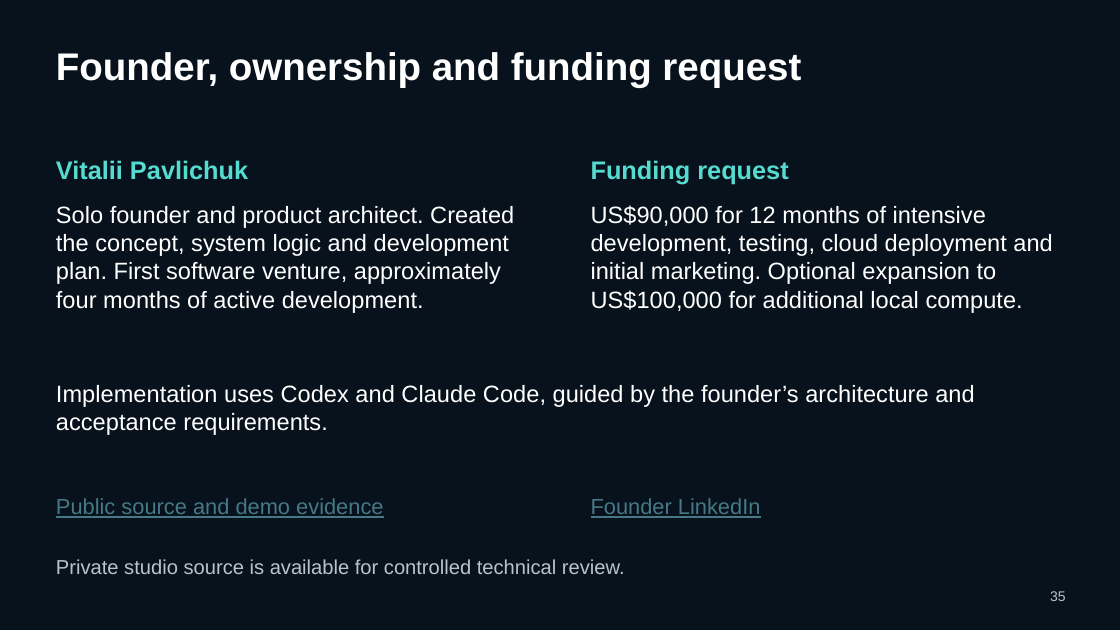
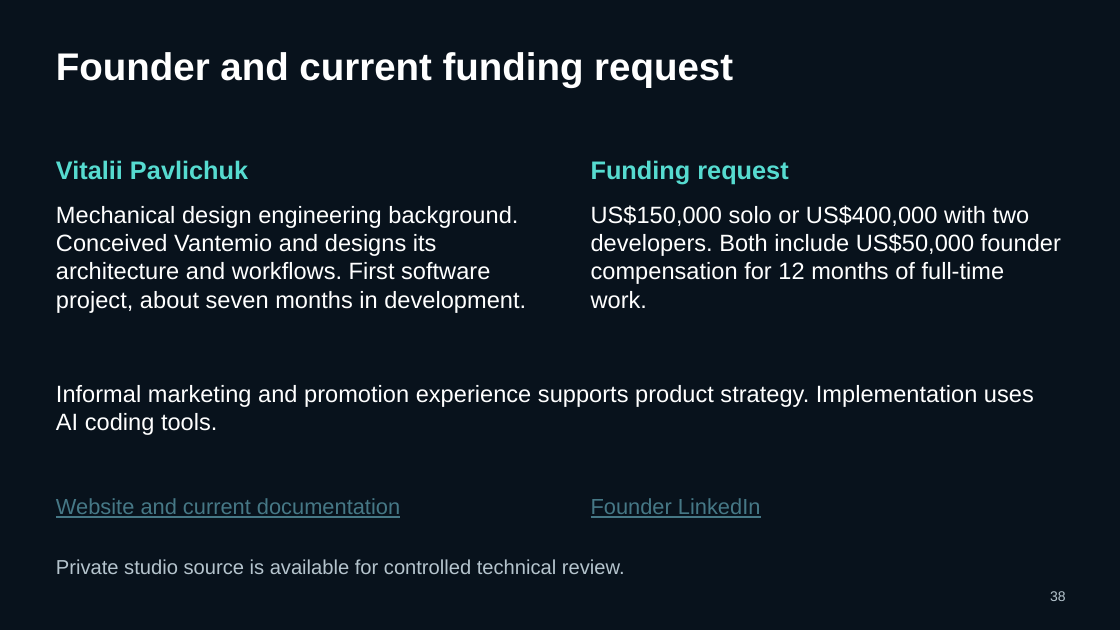
Before and after one commit to pavlichuckcrypt-maker/Vantemio, a slide deck: slide 38 of docs/pitch/Vantemio_Presentation_2026-10-05.pptx (slide 35 before the commit). Drawn at 1120x630 pixels with LibreOffice and Linux fonts; fonts in the diff are those of the drawing. Boxes give left, top, right and bottom in pixels: in the first picture for what was removed or moved away, otherwise in the second. Text is boxed around its words. In the diff, an @@ line names an element or a change of style, - is before the commit and + after.

Commit message:
Update Vantemio pitch and funding scenarios
8 October 2026 presentation: current development status, deployment profiles, Market service acceptance, Donations and planned AI avatars, $150k solo / $400k team funding and DGX Spark AI offload. Preserve stable pitch paths. Expected performance improvements are validation targets.

```diff
--- a/docs/pitch/Vantemio_Presentation_2026-10-05.pptx
+++ b/docs/pitch/Vantemio_Presentation_2026-10-05.pptx
@@ text at [56,52,733,88]: text changed @@
-Founder, ownership and funding request
+Founder and current funding request
@@ text at [56,206,526,313]: text changed @@
-Solo founder and product architect. Created the concept, system logic and development plan. First software venture, approximately four months of active development.
+Mechanical design engineering background. Conceived Vantemio and designs its architecture and workflows. First software project, about seven months in development.
@@ text at [591,205,1061,309]: text changed @@
-US$90,000 for 12 months of intensive development, testing, cloud deployment and initial marketing. Optional expansion to US$100,000 for additional local compute.
+US$150,000 solo or US$400,000 with two developers. Both include US$50,000 founder compensation for 12 months of full-time work.
@@ text at [56,385,1034,435]: text changed @@
-Implementation uses Codex and Claude Code, guided by the founder’s architecture and acceptance requirements.
+Informal marketing and promotion experience supports product strategy. Implementation uses AI coding tools.
@@ text at [56,498,400,518]: text changed @@
-Public source and demo evidence
+Website and current documentation
@@ text at [1050,591,1066,601]: text changed @@
-35
+38
```
Also in this commit, not shown: 27 other slides changed, 8 slides added, 5 slides removed, 1 other file.
